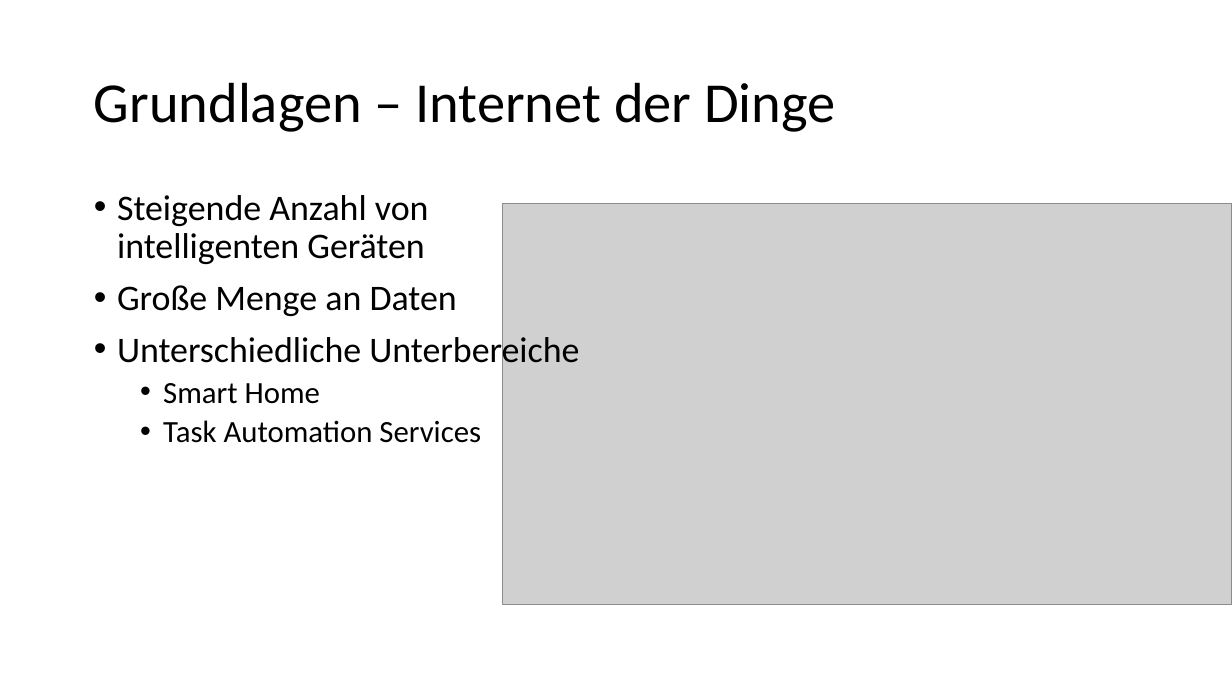
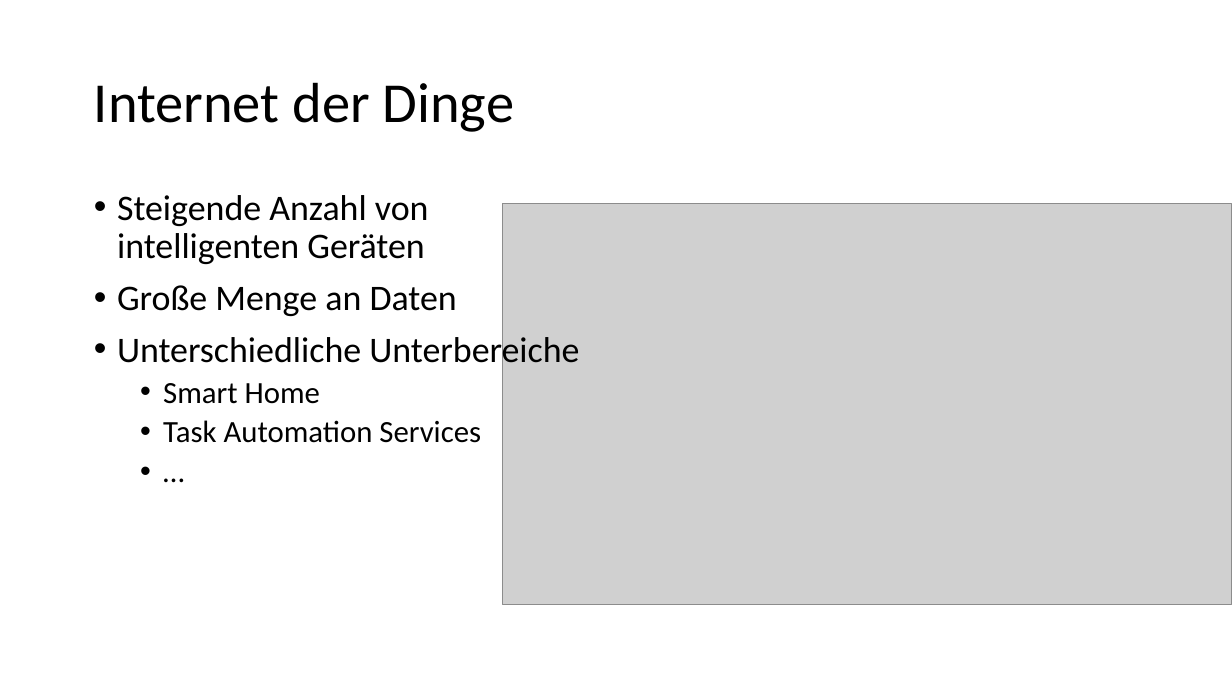
Before and after one commit to WarZealot/master, a slide deck: slide 4 of Master-Arbeit/Vortrag/Master-Arbeit.odp (slide 3 before the commit). Drawn at 1232x693 pixels with LibreOffice and Linux fonts; fonts in the diff are those of the drawing; grey boxes stand for pictures. Boxes give left, top, right and bottom in pixels: in the first picture for what was removed or moved away, otherwise in the second. Text is boxed around its words. In the diff, an @@ line names an element or a change of style, - is before the commit and + after.

```diff
--- a/Master-Arbeit/Vortrag/Master-Arbeit.odp
+++ b/Master-Arbeit/Vortrag/Master-Arbeit.odp
@@ title at (94, 82, 514, 132): text changed @@
-Grundlagen – Internet der Dinge
+Internet der Dinge
@@ text at (117, 195, 579, 443): paragraph added @@
+  • …
```
Also in this commit, not shown: 7 other slides changed, 4 slides added, 3 other files.
